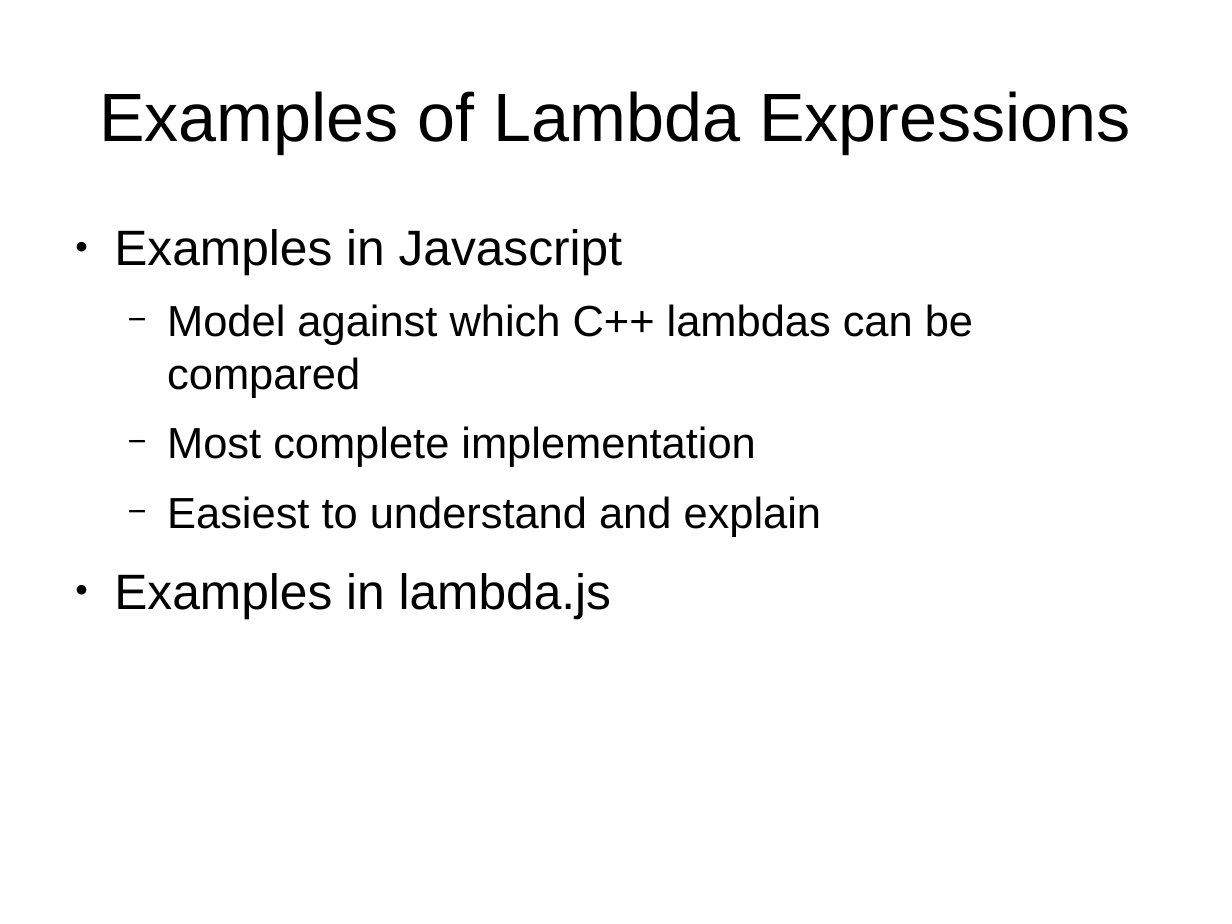
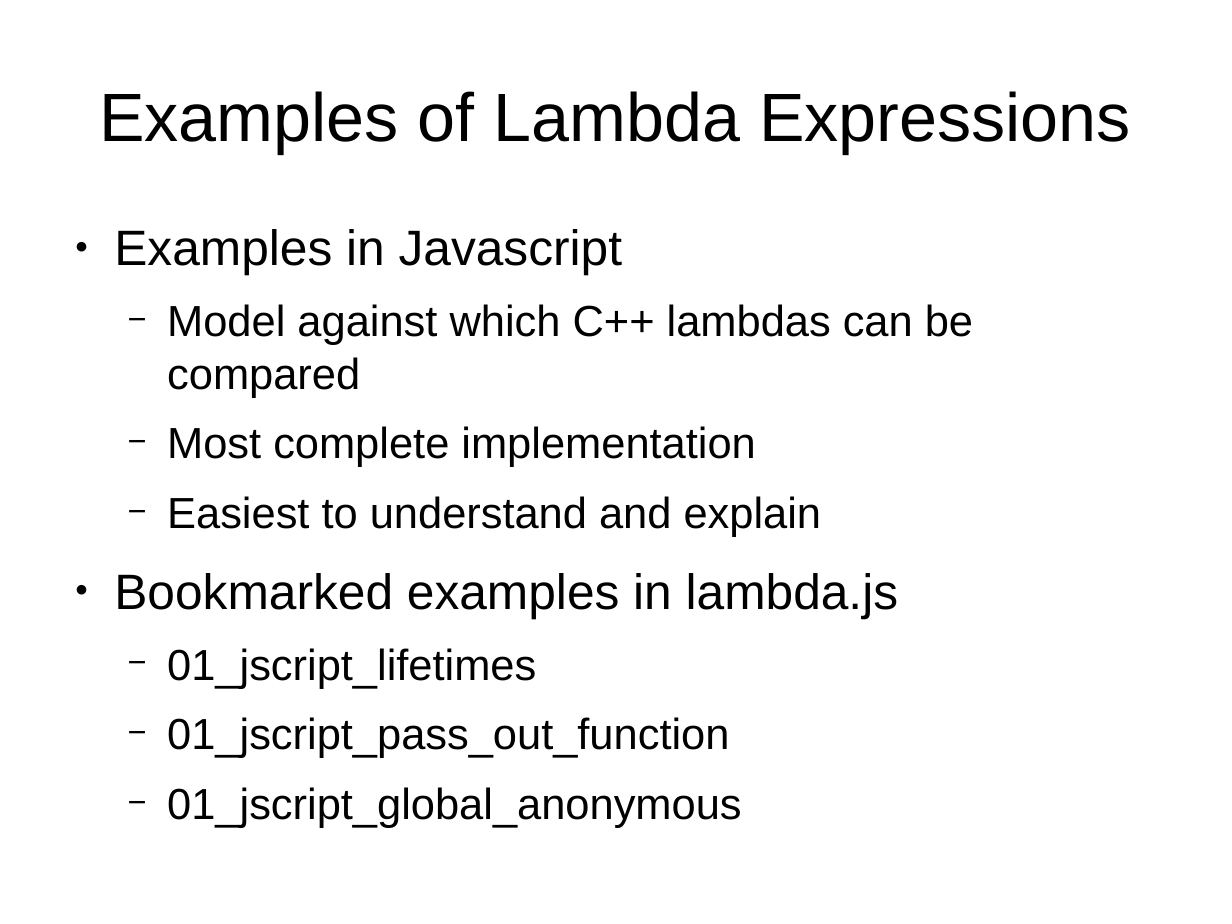
Before and after one commit to cjungmann/lambda_talk, a slide deck: slide 7 of lambda.odp. Drawn at 1232x924 pixels with LibreOffice and Linux fonts; fonts in the diff are those of the drawing. Boxes give left, top, right and bottom in pixels: in the first picture for what was removed or moved away, otherwise in the second. Text is boxed around its words. In the diff, an @@ line names an element or a change of style, - is before the commit and + after.

```diff
--- a/lambda.odp
+++ b/lambda.odp
@@ text at (114, 573, 898, 828): text changed; size 32 to 28 pt @@
-● Examples in lambda.js
+● Bookmarked examples in lambda.js
+  − 01_jscript_lifetimes
+  − 01_jscript_pass_out_function
+  − 01_jscript_global_anonymous
```
Also in this commit, not shown: 5 other slides changed, 4 slides added, 1 slide removed.
